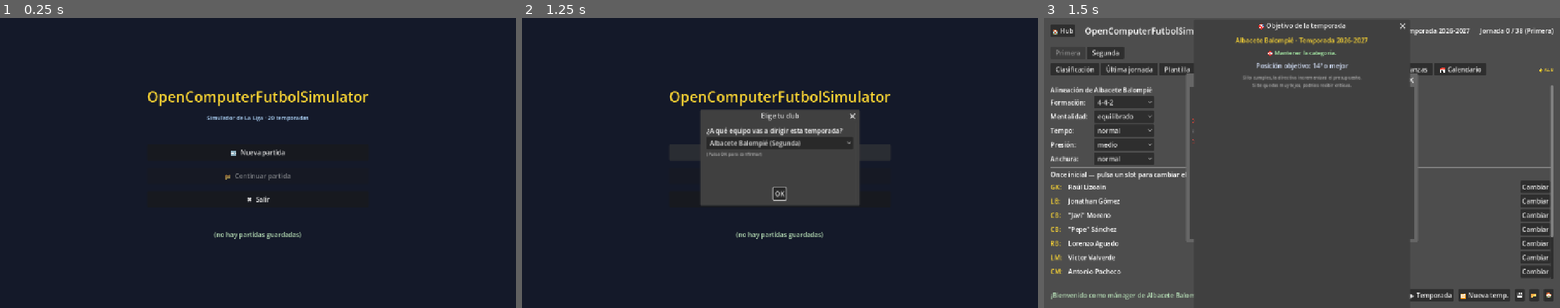
Above: before the commit, frames 1-3 (left to right).
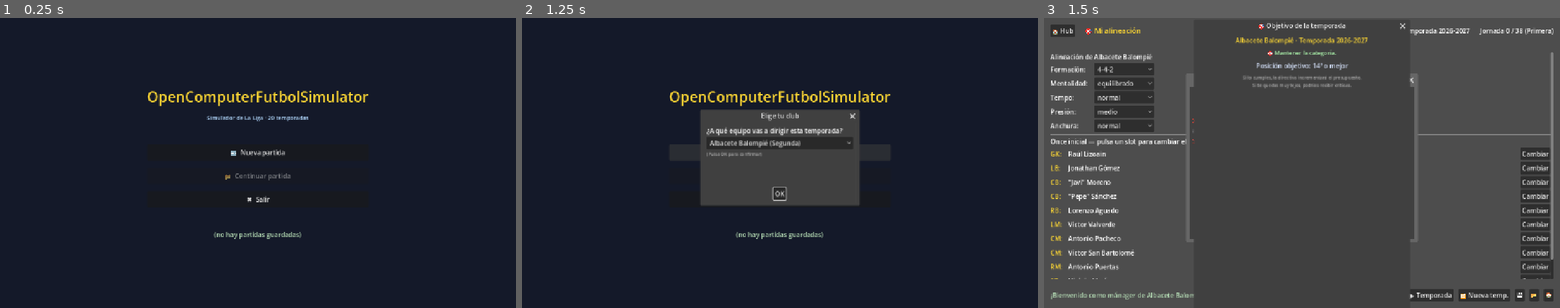
Above: after the commit, the same moments.

Repository: antxiko/OpenComputerFutbolSimulator
Game: Godot game, scene res://scenes/main_menu.tscn
Same seed, same stepped clock (60 frames per second), same inputs: the game is played once before the commit and once after it.
Inputs:
- Up to frame 1 (0.25 s): no input
- Up to frame 2 (1.25 s): click "🆕 Nueva partida" at 0.5 s
- Up to frame 3 (1.5 s): click "OK" at 1.25 s

Frames 1-2 are identical in both runs. In frame 3, 9.2% of the frame differs, in the area x 1-99%, y 3-90%.

Commit message:
Hub: tabs eliminadas + footer global oculto + sub-vistas con header reducido
Antes el hub se veía pero las tabs y footer global seguían visibles encima
en sub-vistas. Ahora la chrome antigua desaparece completamente:

Hub mode (VIEW_HUB):
- Oculta top_header_box, div_tabs_box, view_tabs_box, top_header_separator,
  footer_global_box. Solo se ve el dashboard cuadrante.
- Footer del hub enriquecido: SALIR, GUARDAR, CARGAR (nuevo), NOTICIAS,
  ▶ SEGUIR, ▶▶ TEMPORADA (nuevo), 🔁 NUEVA TEMP.
- Status bar nueva justo encima del footer (mirror de status_label).
- Toggle Primera/Segunda en el header del hub para alternar división.

Sub-vistas:
- Tabs (división y vista) ocultas SIEMPRE — ya no se usan.
- Header reducido: botón "🏠 Hub" + view_title_label dinámico (ej:
  "🏆 Clasificación", "💸 Mercado", "🔍 Ver rival").
- Footer global con status_label y acciones de juego.

Hub es la vista por defecto al cargar partida y al cambiar de club por
oferta de manager.

Co-Authored-By: Claude Opus 4.7 (1M context) <noreply@anthropic.com>

Diff:
--- a/scripts/ui/game_hub.gd
+++ b/scripts/ui/game_hub.gd
@@ -103,6 +103,8 @@
 var view_tabs_box: HBoxContainer
 var top_header_separator: HSeparator
 var top_header_box: HBoxContainer
+var footer_global_box: HBoxContainer
+var view_title_label: Label  # Título de la vista actual en sub-vistas
 var primera_div_button: Button
 var segunda_div_button: Button
 var view_table_button: Button
@@ -187,10 +189,11 @@
 	hub_btn.pressed.connect(_on_select_view.bind(VIEW_HUB))
 	header.add_child(hub_btn)
 
-	var title := Label.new()
-	title.text = "OpenComputerFutbolSimulator"
-	title.add_theme_font_size_override("font_size", 22)
-	header.add_child(title)
+	view_title_label = Label.new()
+	view_title_label.text = ""
+	view_title_label.add_theme_font_size_override("font_size", 18)
+	view_title_label.add_theme_color_override("font_color", Color(1.0, 0.85, 0.2))
+	header.add_child(view_title_label)
 
 	var spacer := Control.new()
 	spacer.size_flags_horizontal = Control.SIZE_EXPAND_FILL
@@ -270,9 +273,10 @@
 	vbox.add_child(HSeparator.new())
 
 	# --- Footer: status + botones ---
-	var footer := HBoxContainer.new()
-	footer.add_theme_constant_override("separation", 12)
-	vbox.add_child(footer)
+	footer_global_box = HBoxContainer.new()
+	footer_global_box.add_theme_constant_override("separation", 12)
+	vbox.add_child(footer_global_box)
+	var footer := footer_global_box
 
 	status_label = Label.new()
 	status_label.size_flags_horizontal = Control.SIZE_EXPAND_FILL
@@ -1716,7 +1720,7 @@
 	user_lineup_template = {}
 	_initialize_user_lineup()
 	# Forzar refresco UI
-	current_view = VIEW_TABLE
+	current_view = VIEW_HUB
 	selected_team = null
 	status_label.text = "✅ Has aceptado dirigir a %s%s" % [
 			new_team_name,
@@ -2797,7 +2801,7 @@
 	# market ya se ejecutó. Evita disparo duplicado al avanzar jornadas.
 	winter_market_done = (save_data.primera_jornada >= 19)
 
-	current_view = VIEW_TABLE
+	current_view = VIEW_HUB
 	selected_team = null
 	selected_match = null
 	status_label.text = "Partida cargada — %s, jornada %d" % [save_data.saved_at, save_data.primera_jornada]
@@ -2809,9 +2813,9 @@
 # =========================================================================== #
 func _on_select_division(div: String) -> void:
 	selected_division = div
-	# Si estábamos en una vista contextual a un equipo/partido, volvemos a la tabla
+	# Si estábamos en una vista contextual a un equipo/partido, volvemos al hub
 	if current_view in [VIEW_TEAM, VIEW_MATCH]:
-		current_view = VIEW_TABLE
+		current_view = VIEW_HUB
 	_refresh_ui()
 
 
@@ -2838,17 +2842,23 @@
 	jornada_label.text = "Jornada %d / %d (%s)" % [
 		st.current_jornada, st.calendar.size(), selected_division.capitalize()]
 
-	# En modo HUB, ocultar tabs antiguas y header superior — el hub tiene
-	# su propia cabecera/footer. En sub-vistas, mostrarlas todas.
+	# Modo HUB: ocultar TODA la chrome antigua (header, tabs, footer global)
+	# — el hub tiene su propia cabecera/centro/footer.
+	# Sub-vistas: header reducido (botón Hub + título de la vista) + footer
+	# global con status + acciones. Las tabs viejas se ocultan SIEMPRE.
 	var in_hub: bool = (current_view == VIEW_HUB)
 	if top_header_box != null:
 		top_header_box.visible = not in_hub
 	if div_tabs_box != null:
-		div_tabs_box.visible = not in_hub
+		div_tabs_box.visible = false  # las tabs se eliminan del flujo
 	if view_tabs_box != null:
-		view_tabs_box.visible = not in_hub
+		view_tabs_box.visible = false
 	if top_header_separator != null:
 		top_header_separator.visible = not in_hub
+	if footer_global_box != null:
+		footer_global_box.visible = not in_hub
+	if view_title_label != null:
+		view_title_label.text = _view_title_for(current_view)
 
 	primera_div_button.disabled = (selected_division == "primera")
 	segunda_div_button.disabled = (selected_division == "segunda")
@@ -2957,6 +2967,21 @@
 	var sp2 := Control.new()
 	sp2.size_flags_horizontal = Control.SIZE_EXPAND_FILL
 	header_h.add_child(sp2)
+	# Toggle de división (Primera / Segunda) — para ver clasificación de la otra
+	var div_toggle := HBoxContainer.new()
+	div_toggle.add_theme_constant_override("separation", 4)
+	header_h.add_child(div_toggle)
+	for div_data in [["1ª", "primera"], ["2ª", "segunda"]]:
+		var div_label: String = String(div_data[0])
+		var div_id: String = String(div_data[1])
+		var b := Button.new()
+		b.text = div_label
+		b.flat = (selected_division != div_id)
+		b.disabled = (selected_division == div_id)
+		b.tooltip_text = "Ver datos de %s división" % ("Primera" if div_id == "primera" else "Segunda")
+		b.pressed.connect(_on_select_division.bind(div_id))
+		div_toggle.add_child(b)
+
 	# Fecha + jornada + competición
 	var info_v := VBoxContainer.new()
 	header_h.add_child(info_v)
@@ -3068,6 +3093,23 @@
 		["🏟", "ESTADIO", "Mejoras y ampliaciones", _on_select_view.bind(VIEW_FINANCES)],
 	]))
 
+	# === STATUS BAR (encima del footer) ===
+	# Muestra el último mensaje de status_label (compartido con sub-vistas).
+	var status_panel := PanelContainer.new()
+	var status_bg := StyleBoxFlat.new()
+	status_bg.bg_color = Color(0.08, 0.10, 0.14)
+	status_bg.content_margin_left = 12
+	status_bg.content_margin_right = 12
+	status_bg.content_margin_top = 4
+	status_bg.content_margin_bottom = 4
+	status_panel.add_theme_stylebox_override("panel", status_bg)
+	root.add_child(status_panel)
+	var status_mirror := Label.new()
+	status_mirror.text = status_label.text if status_label != null else ""
+	status_mirror.add_theme_font_size_override("font_size", 11)
+	status_mirror.add_theme_color_override("font_color", Color(0.7, 0.85, 0.7))
+	status_panel.add_child(status_mirror)
+
 	# === FOOTER ===
 	var footer_p := PanelContainer.new()
 	var footer_bg := StyleBoxFlat.new()
@@ -3083,10 +3125,11 @@
 	var footer_h := HBoxContainer.new()
 	footer_h.add_theme_constant_override("separation", 8)
 	footer_p.add_child(footer_h)
-	# Botones
+	# Botones izquierda
 	for b_data in [
 		["🚪 SALIR", _on_back_to_menu],
 		["💾 GUARDAR", _on_save_game],
+		["📂 CARGAR", _on_load_game],
 		["📰 NOTICIAS", _on_select_view.bind(VIEW_CAREER)],
 	]:
 		var b := Button.new()
@@ -3101,9 +3144,15 @@
 	var seguir_btn := Button.new()
 	seguir_btn.text = "▶ SEGUIR"
 	seguir_btn.add_theme_font_size_override("font_size", 16)
-	seguir_btn.custom_minimum_size = Vector2(160, 0)
+	seguir_btn.custom_minimum_size = Vector2(140, 0)
 	seguir_btn.pressed.connect(_on_advance_jornada)
 	footer_h.add_child(seguir_btn)
+	# Saltar temporada completa
+	var skip_btn := Button.new()
+	skip_btn.text = "▶▶ TEMPORADA"
+	skip_btn.tooltip_text = "Simular toda la temporada sin pausas"
+	skip_btn.pressed.connect(_on_advance_full_season)
+	footer_h.add_child(skip_btn)
 	# Reset season
 	var rs_btn := Button.new()
 	rs_btn.text = "🔁 NUEVA TEMP."
@@ -3358,6 +3407,23 @@
 	ch_btn.text = "🏆 Champions / Europa / Conference"
 	ch_btn.pressed.connect(_on_select_view.bind(VIEW_CHAMPIONS))
 	box.add_child(ch_btn)
+
+
+func _view_title_for(view: String) -> String:
+	match view:
+		VIEW_TABLE:     return "🏆 Clasificación"
+		VIEW_FIXTURES:  return "📊 Resultados última jornada"
+		VIEW_TEAM:      return "👥 Plantilla"
+		VIEW_TACTICS:   return "🎯 Mi alineación"
+		VIEW_MARKET:    return "💸 Mercado"
+		VIEW_CAREER:    return "📈 Carrera"
+		VIEW_CHAMPIONS: return "🏆 Competiciones europeas"
+		VIEW_FINANCES:  return "💰 Finanzas"
+		VIEW_CALENDAR:  return "📅 Calendario"
+		VIEW_RIVAL:     return "🔍 Ver rival"
+		VIEW_DECISIONS: return "⚖ Decisiones"
+		VIEW_MATCH:     return "📺 Detalle de partido"
+		_: return ""
 
 
 func _make_spacer(h: int) -> Control:
